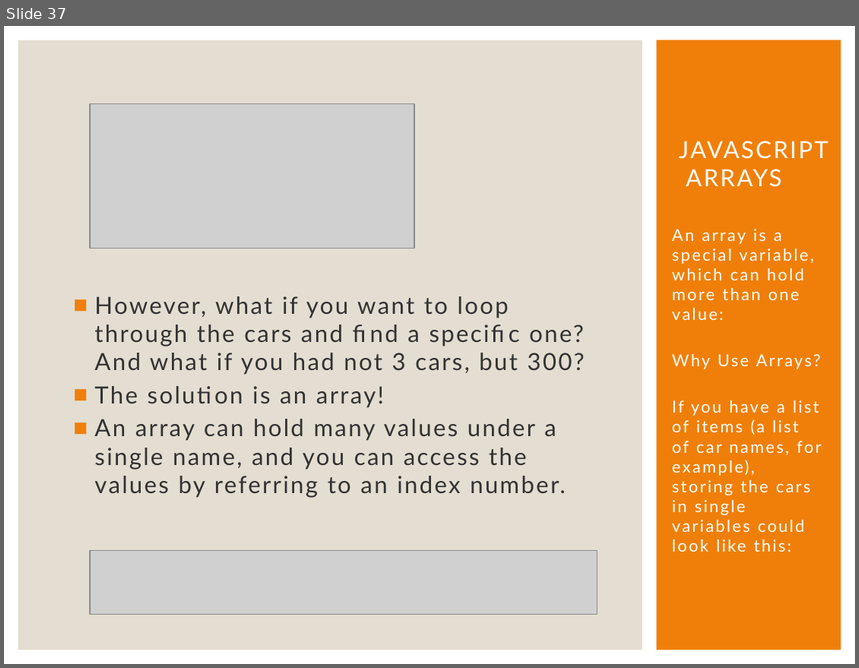
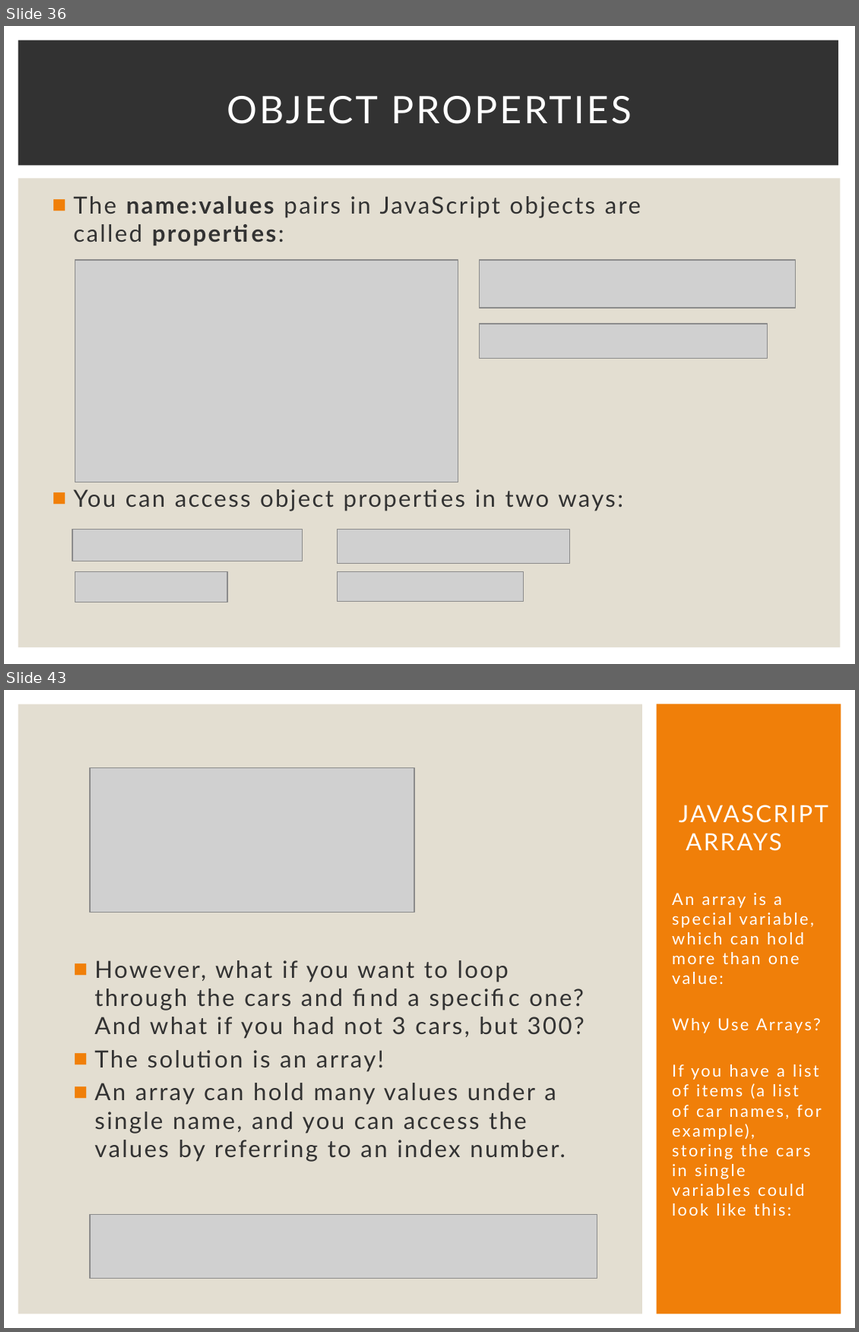
Before and after one commit to Karamihova/Fundamentals-JS, a slide deck: Programming Prep.pptx. Shown one above the other, each under a label of ours: slide 37 before the commit, slides 36 and 43 after it; the slides between them are not shown. The pictures are 859x668 and 859x1332 pixels, drawn with LibreOffice and Linux fonts; fonts in the diff are those of the drawing; grey boxes stand for pictures. Boxes give left, top, right and bottom in pixels: in the first picture for what was removed or moved away, otherwise in the second. Text is boxed around its words. In the diff, an @@ line names an element or a change of style, - is before the commit and + after.

Commit message:
Study JS objects

```diff
--- a/Programming Prep.pptx
+++ b/Programming Prep.pptx
@@ slide 36 added at (4,26,855,664), background #FFFFFF @@
@@ rectangle added at (18,40,839,166), fill #323232 @@
@@ title added at (227,96,631,124), 32 pt, text #FFFFFF @@
+OBJECT PROPERTIES
@@ rectangle added at (18,178,841,648), fill #E3DED1 @@
@@ text added at (73,196,641,511), 20 pt, text #323232 @@
+■ The name:values pairs in JavaScript objects are called properties:
+■ You can access object properties in two ways:
@@ picture added at (75,260,458,482) @@
@@ picture added at (479,260,796,308) @@
@@ picture added at (479,324,768,359) @@
@@ picture added at (72,530,302,563) @@
@@ picture added at (338,530,570,564) @@
@@ picture added at (75,572,227,602) @@
@@ picture added at (338,572,524,601) @@
@@ what was slide 37 is now slide 43 @@
```
Also in this commit, not shown: 5 slides changed, 5 other slides added, 1 other file.
